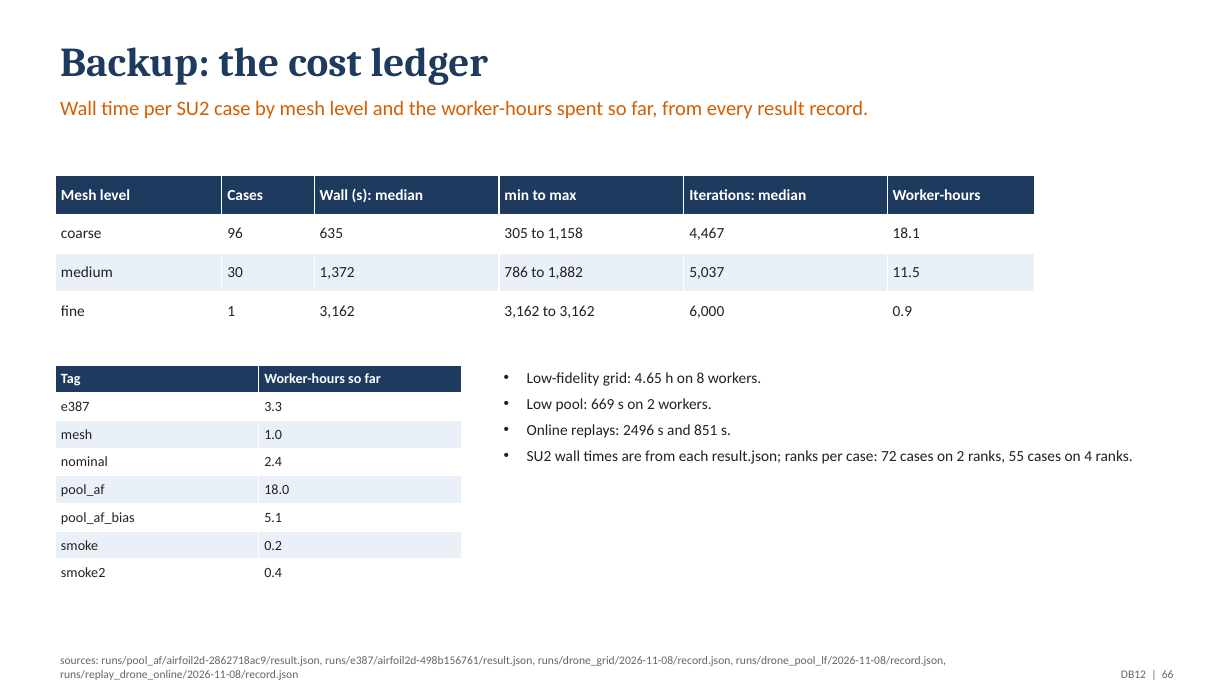
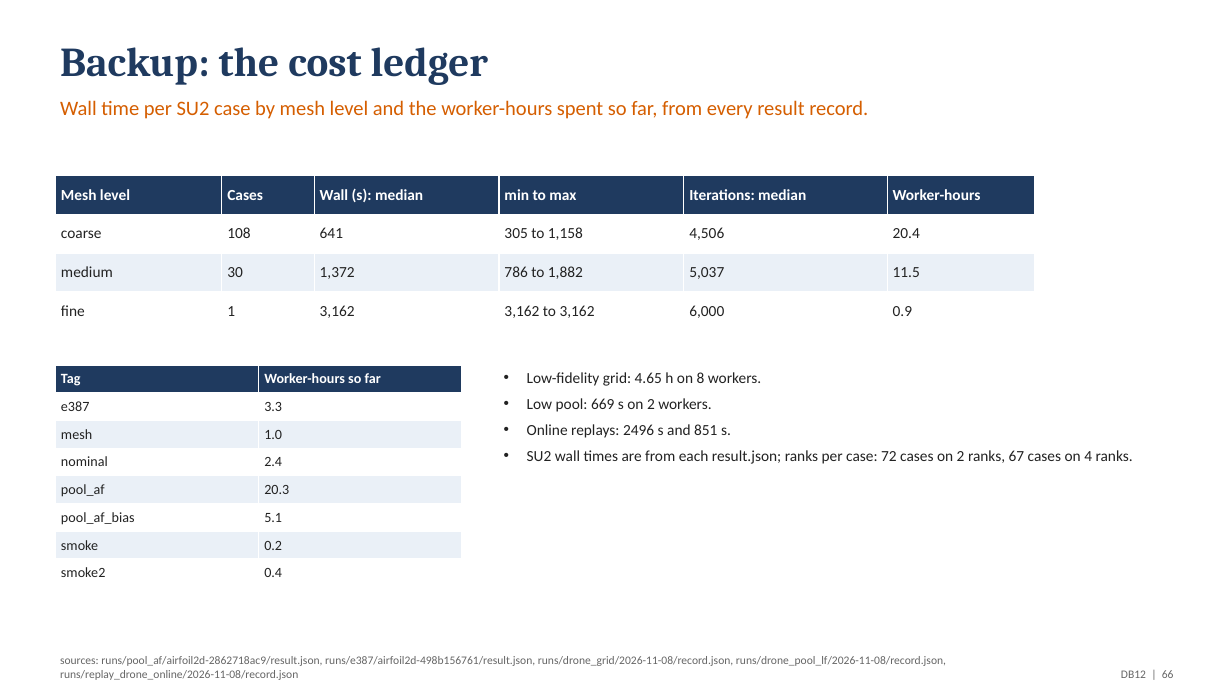
Before and after one commit to emarinhoss/ai-engineering, a slide deck: slide 66 of docs/talk/deck_drone.pptx. Drawn at 1232x693 pixels with LibreOffice and Linux fonts; fonts in the diff are those of the drawing. Boxes give left, top, right and bottom in pixels: in the first picture for what was removed or moved away, otherwise in the second. Text is boxed around its words. In the diff, an @@ line names an element or a change of style, - is before the commit and + after.

```diff
--- a/docs/talk/deck_drone.pptx
+++ b/docs/talk/deck_drone.pptx
@@ table at [55,176,1035,331] @@
-row 2: coarse | 96 | 635 | 305 to 1,158 | 4,467 | 18.1
+row 2: coarse | 108 | 641 | 305 to 1,158 | 4,506 | 20.4
@@ table at [55,365,462,587] @@
-row 5, column 2: 18.0
+row 5, column 2: 20.3
@@ text at [527,450,1133,464]: text changed @@
-• SU2 wall times are from each result.json; ranks per case: 72 cases on 2 ranks, 55 cases on 4 ranks.
+• SU2 wall times are from each result.json; ranks per case: 72 cases on 2 ranks, 67 cases on 4 ranks.
```
Also in this commit, not shown: 10 other slides changed, 5 other files.
